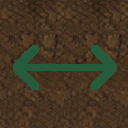
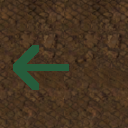
The second 128 x 128 image is a revision of the first. Changes to its layers:
painted on "arrow" over [69, 45, 117, 90]
